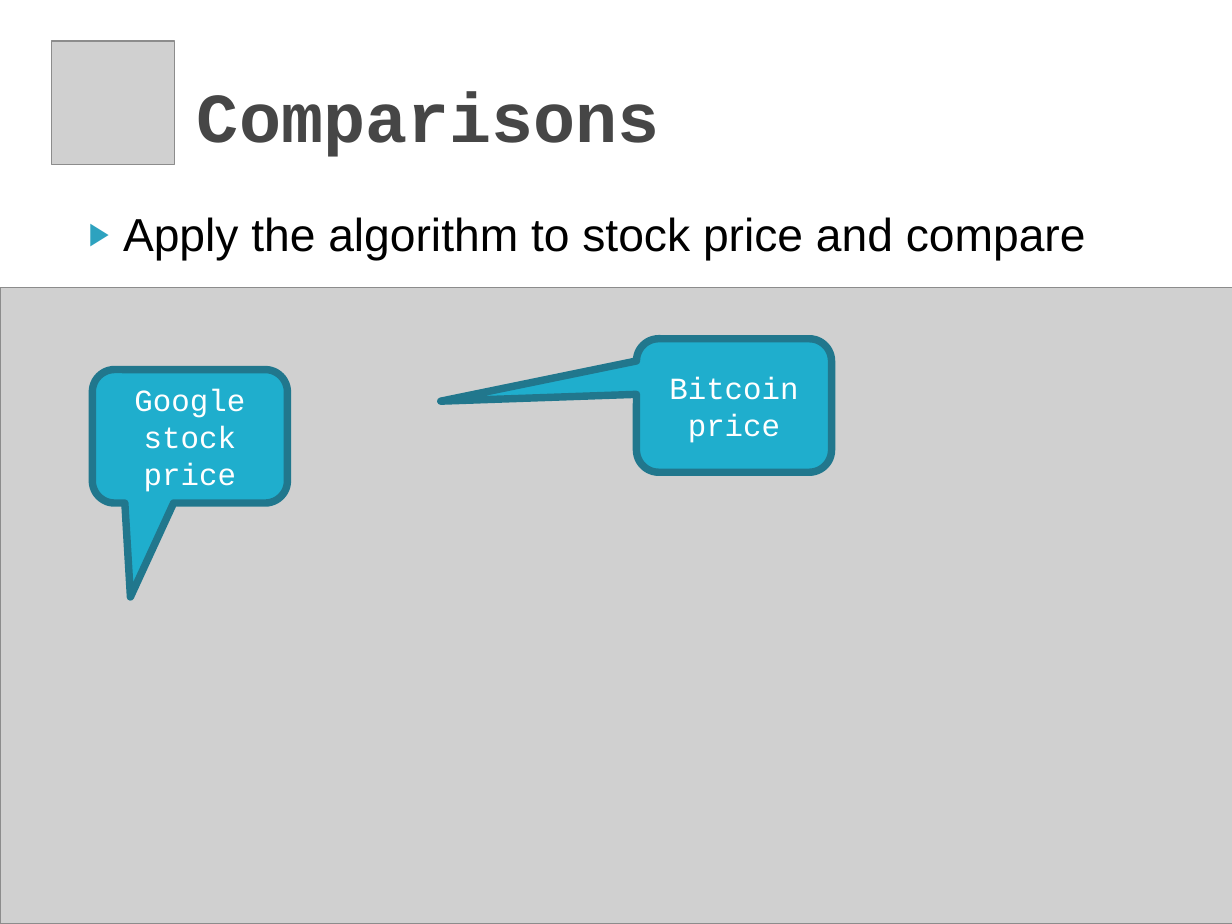
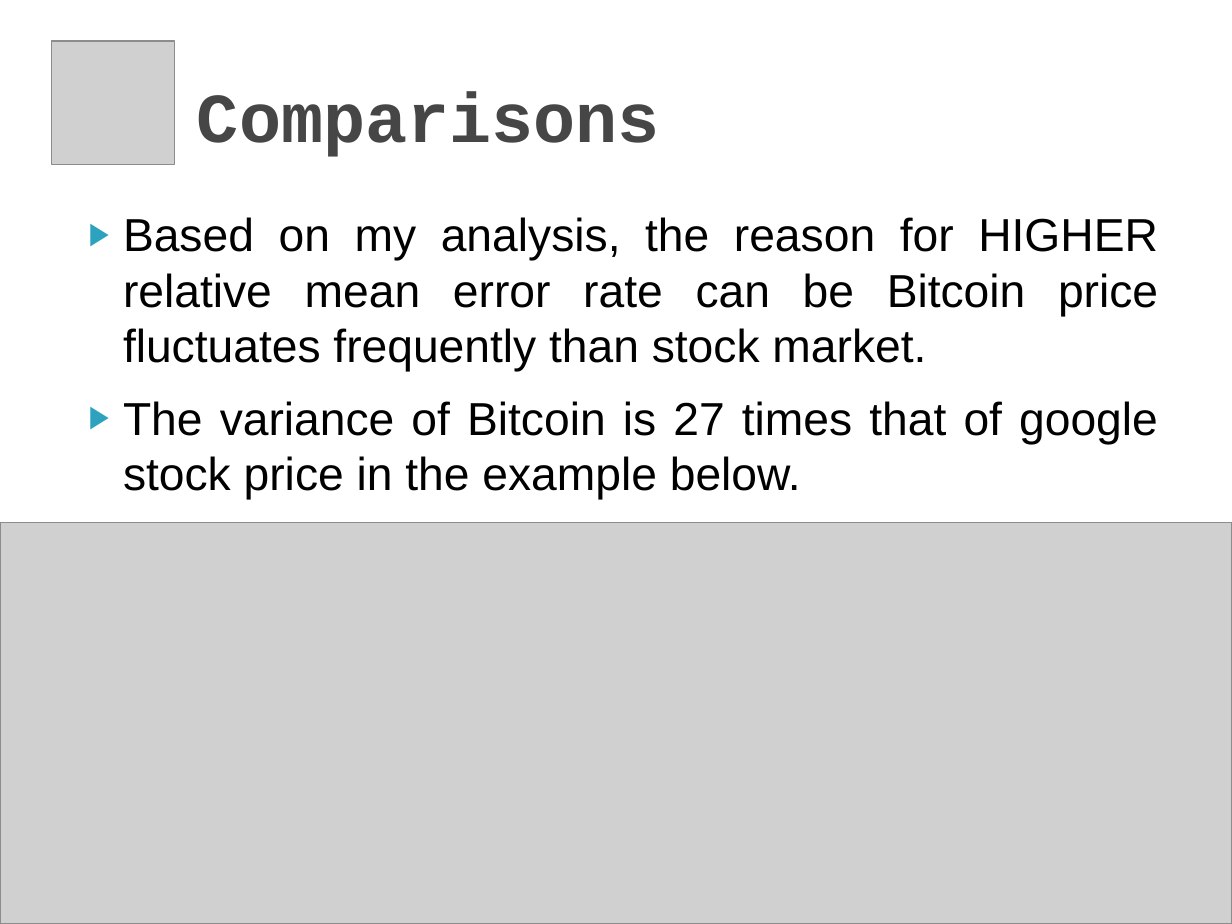
Before and after one commit to yyl/btc-price-analysis, a slide deck: slide 11 of DM_Project.pptx. Drawn at 1232x924 pixels with LibreOffice and Linux fonts; fonts in the diff are those of the drawing; grey boxes stand for pictures; background and template pictures are left out. Boxes give left, top, right and bottom in pixels: in the first picture for what was removed or moved away, otherwise in the second. Text is boxed around its words. In the diff, an @@ line names an element or a change of style, - is before the commit and + after.

```diff
--- a/DM_Project.pptx
+++ b/DM_Project.pptx
@@ text at (123, 217, 1158, 500): text changed @@
-▶ Apply the algorithm to stock price and compare
+▶ Based on my analysis, the reason for HIGHER relative mean error rate can be Bitcoin price fluctuates frequently than stock market.
+▶ The variance of Bitcoin is 27 times that of google stock price in the example below.
@@ rounded speech box removed at (637, 339, 832, 472) @@
-Bitcoin price
@@ rounded speech box removed at (92, 370, 287, 503) @@
-Google stock price
@@ picture: place and size @@
-picture at (0, 287, 1232, 924)
+picture at (0, 522, 1232, 924)
```
Also in this commit, not shown: 5 other slides changed, 1 slide removed.
